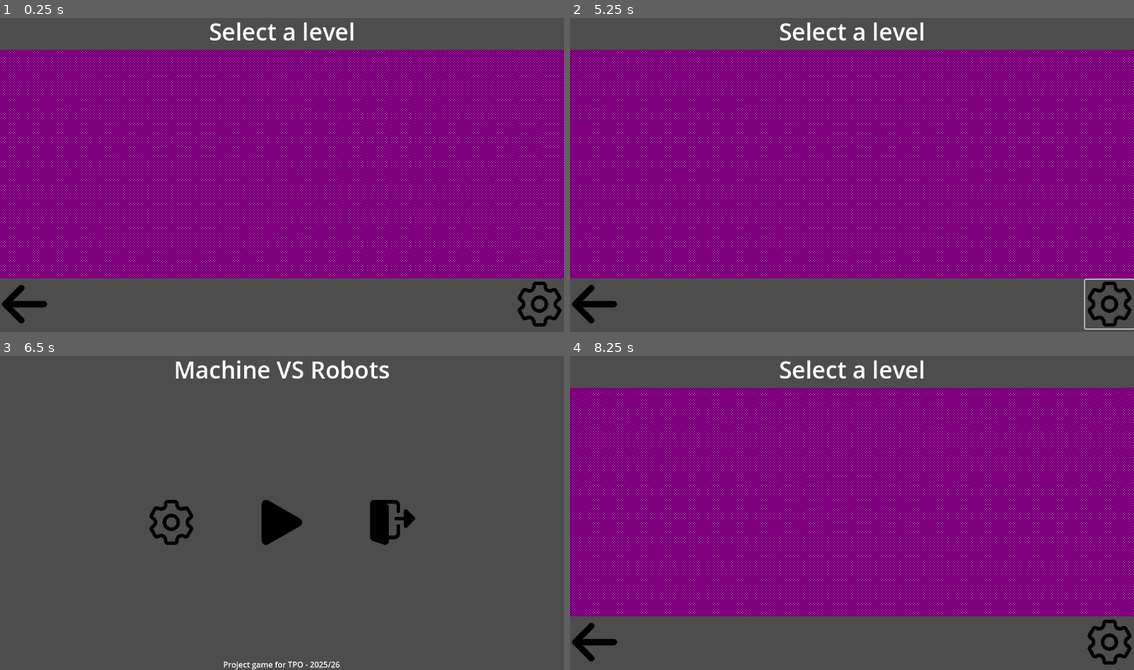
Above: before the commit, frames 1-4 (two rows, left to right).
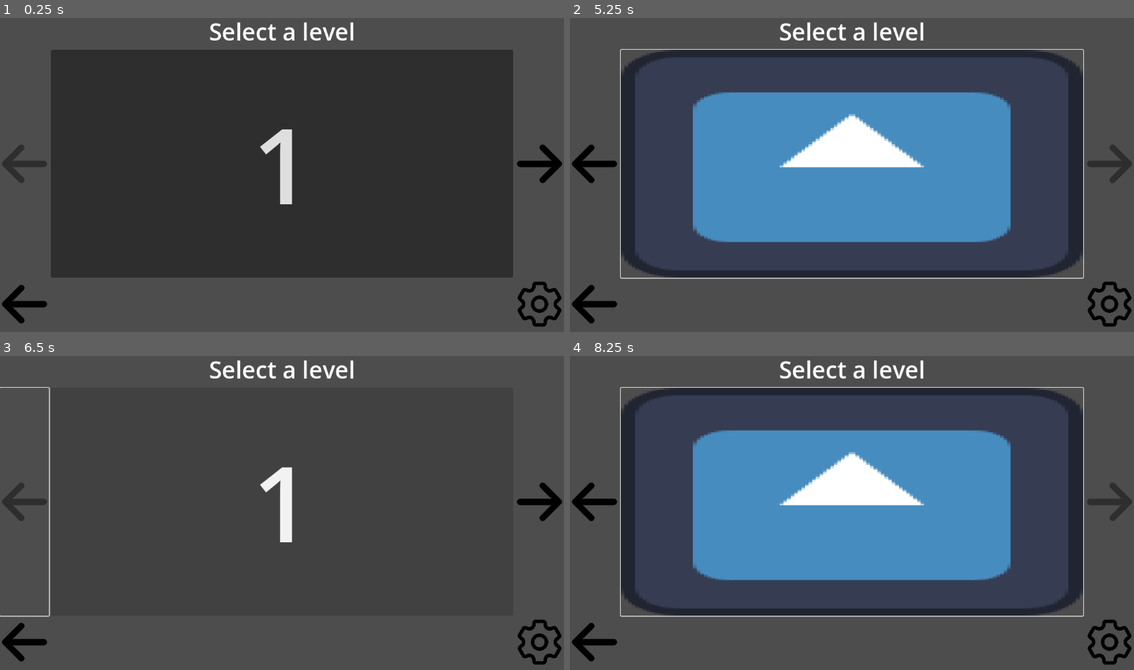
Above: after the commit, the same moments.

Repository: AuraDvin/MvR
Game: Godot game, scene res://levels/menus/level_select/level_select.tscn
Two runs of this game, one before a commit and one after it. Both use one fixed random seed, a clock stepped at 60 frames per second and the inputs below. This scene is started directly instead of the project's main scene. The engine's default icon, where the game draws it, is replaced by a stand-in: a white triangle on a blue panel in a dark square.
Inputs (mouse positions are in pixels of both pictures, inside the frame that each line leads up to):
- Up to frame 1 (0.25 s): no input
- Up to frame 2 (5.25 s): click (852, 162) at 0.5 s, where only the run after the commit has a clickable "1"; click (1111, 162) at 1.27 s; click (592, 162) at 2.02 s; click (592, 303) at 2.75 s; click (852, 184) at 3.5 s; click (1111, 303) at 4.25 s; tap Enter (ui_accept) at 5 s; move the mouse to (976, 159) at 5.02 s; hold Right (ui_right) from 5.03 s (still down); click (976, 159) at 5.17 s
- Up to frame 3 (6.5 s): tap Enter (ui_accept) at 5.27, 5.75, 6.02 s; move the mouse to (169, 528) at 5.77 s; release Right (ui_right) at 5.78 s; hold Left (ui_left) from 5.78 s (still down)
- Up to frame 4 (8.25 s): release Left (ui_left) at 6.5 s; click (852, 522) at 6.52 s; tap Enter (ui_accept) at 7.25, 8 s; move the mouse to (908, 440) at 7.27 s; hold Right (ui_right) from 7.28 s (still down); move the mouse to (823, 575) at 8.02 s; click (823, 575) at 8.17 s

The runs differ from the first frame. In frame 1, 73% of the frame differs, in the area x 0-100%, y 10-83%; in frame 2, 73%, in the area x 0-100%, y 9-100%; in frame 3, 4.9%; in frame 4, 73%.

Commit message:
include level selector

Diff:
--- a/levels/menus/level_select/level_select.tscn
+++ b/levels/menus/level_select/level_select.tscn
@@ -2,10 +2,8 @@
 
 [ext_resource type="Script" uid="uid://yi6swm0thjm7" path="res://levels/menus/level_select/level_select.gd" id="1_j0g6b"]
 [ext_resource type="Texture2D" uid="uid://cdjjomguti4jv" path="res://assets/textures/back-icon.png" id="2_rfsf6"]
+[ext_resource type="PackedScene" uid="uid://dpxxvou3uyr11" path="res://levels/menus/level_select/level_picker.tscn" id="2_u4u3e"]
 [ext_resource type="Texture2D" uid="uid://cts1ly866wacc" path="res://assets/textures/settings-icon.png" id="3_655n8"]
-
-[sub_resource type="PlaceholderTexture2D" id="PlaceholderTexture2D_u4u3e"]
-size = Vector2(600, 1)
 
 [node name="LevelSelect" type="Control"]
 layout_mode = 3
@@ -34,15 +32,8 @@
 custom_minimum_size = Vector2(0, 466.62)
 layout_mode = 2
 
-[node name="TextureRect" type="TextureRect" parent="VBoxContainer/ReplaceWithSelection"]
+[node name="LevelPicker" parent="VBoxContainer/ReplaceWithSelection" instance=ExtResource("2_u4u3e")]
 layout_mode = 1
-anchors_preset = 15
-anchor_right = 1.0
-anchor_bottom = 1.0
-grow_horizontal = 2
-grow_vertical = 2
-texture = SubResource("PlaceholderTexture2D_u4u3e")
-stretch_mode = 1
 
 [node name="HSplitContainer" type="HSplitContainer" parent="VBoxContainer"]
 layout_mode = 2
